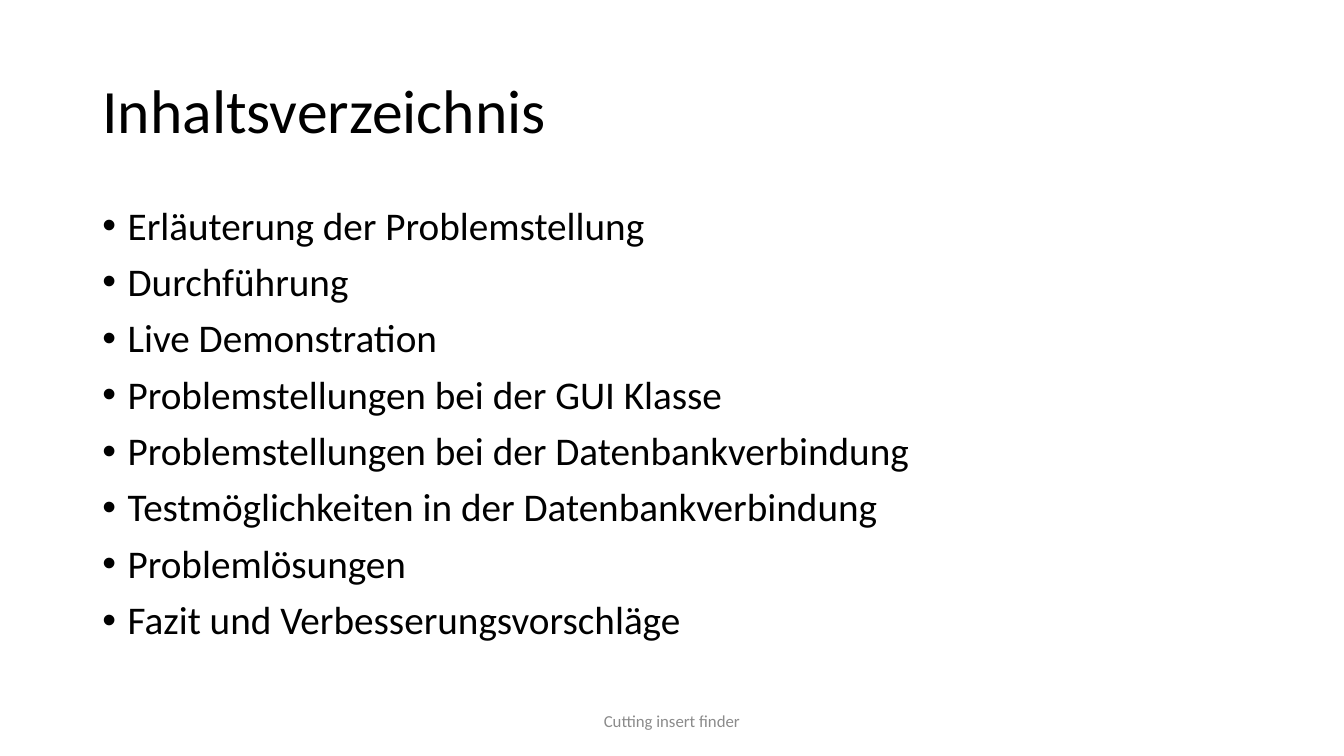
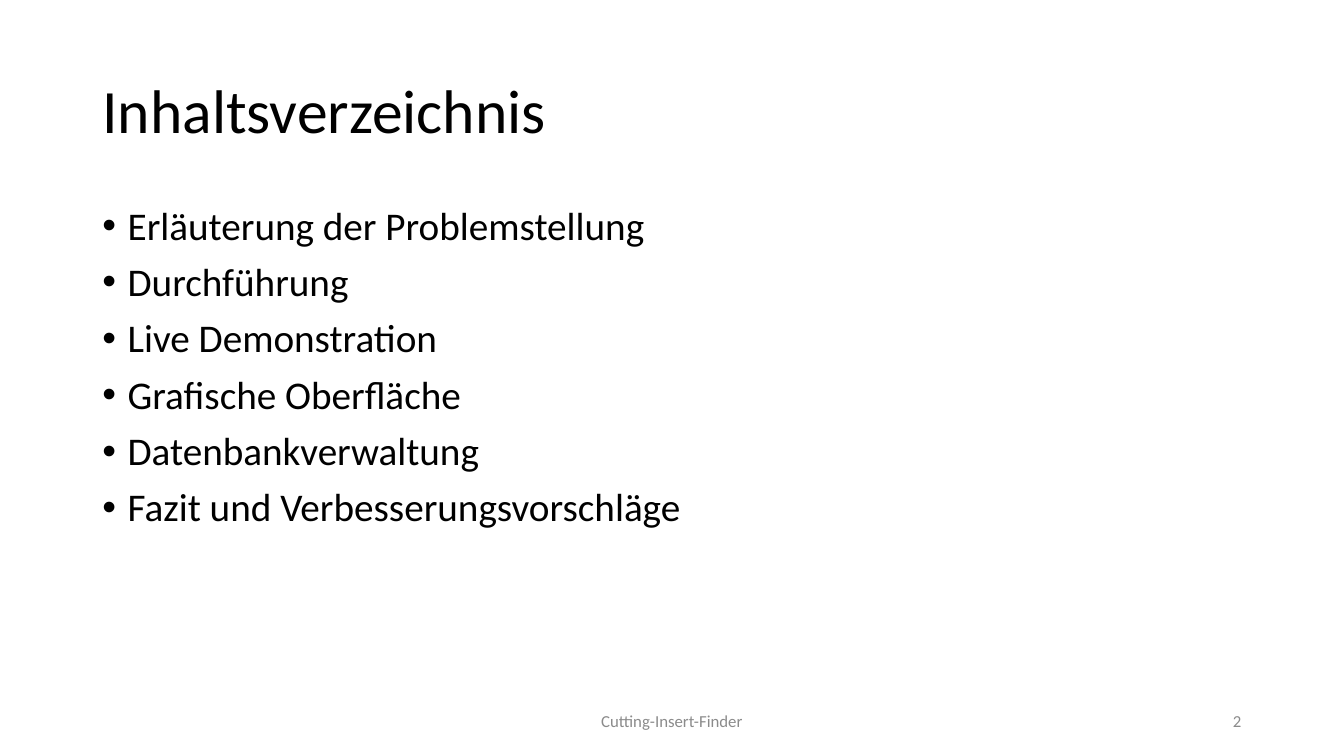
Before and after one commit to vinzenzdreher/DV-Projekt, a slide deck: slide 2 of 4_Praesentation/CuttingInsert Finder.pptx. Drawn at 1344x756 pixels with LibreOffice and Linux fonts; fonts in the diff are those of the drawing; background and template pictures are left out. Boxes give left, top, right and bottom in pixels: in the first picture for what was removed or moved away, otherwise in the second. Text is boxed around its words. In the diff, an @@ line names an element or a change of style, - is before the commit and + after.

```diff
--- a/4_Praesentation/CuttingInsert Finder.pptx
+++ b/4_Praesentation/CuttingInsert Finder.pptx
@@ text at (128, 381, 479, 472): text changed @@
-• Problemstellungen bei der GUI Klasse
-• Problemstellungen bei der Datenbankverbindung
-• Testmöglichkeiten in der Datenbankverbindung
-• Problemlösungen
+• Grafische Oberfläche
+• Datenbankverwaltung
@@ text at (601, 715, 742, 730): text changed @@
-Cutting insert finder
+Cutting-Insert-Finder
@@ page number added at (1233, 716, 1241, 727), 12 pt, text #8C8C8C @@
+2
```
Also in this commit, not shown: 11 other slides changed, 1 slide added, 1 slide removed, 1 other file.
